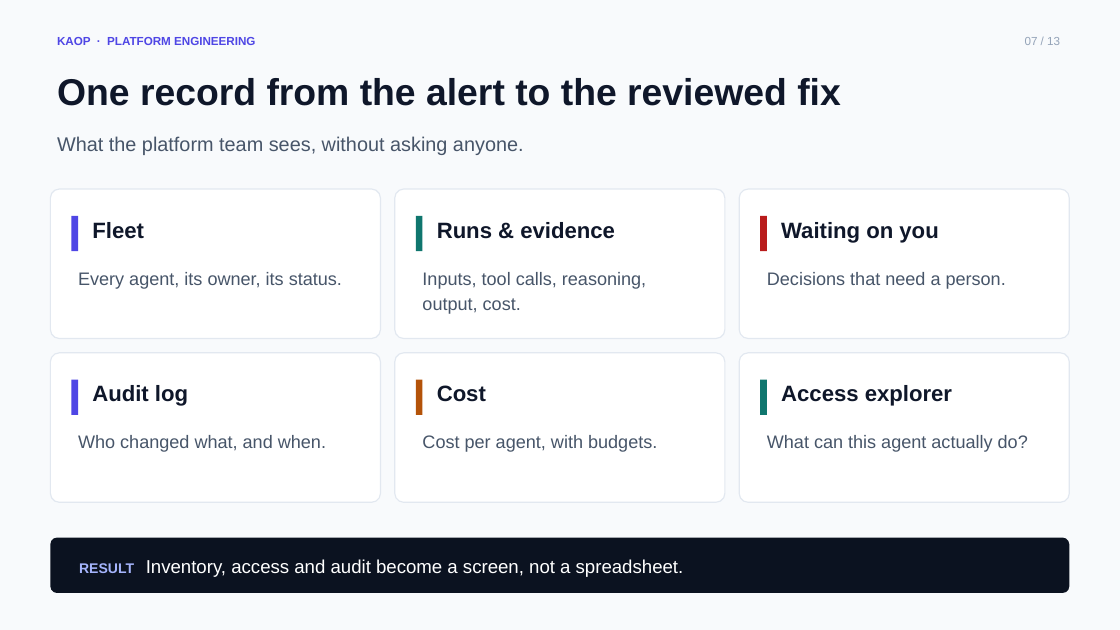
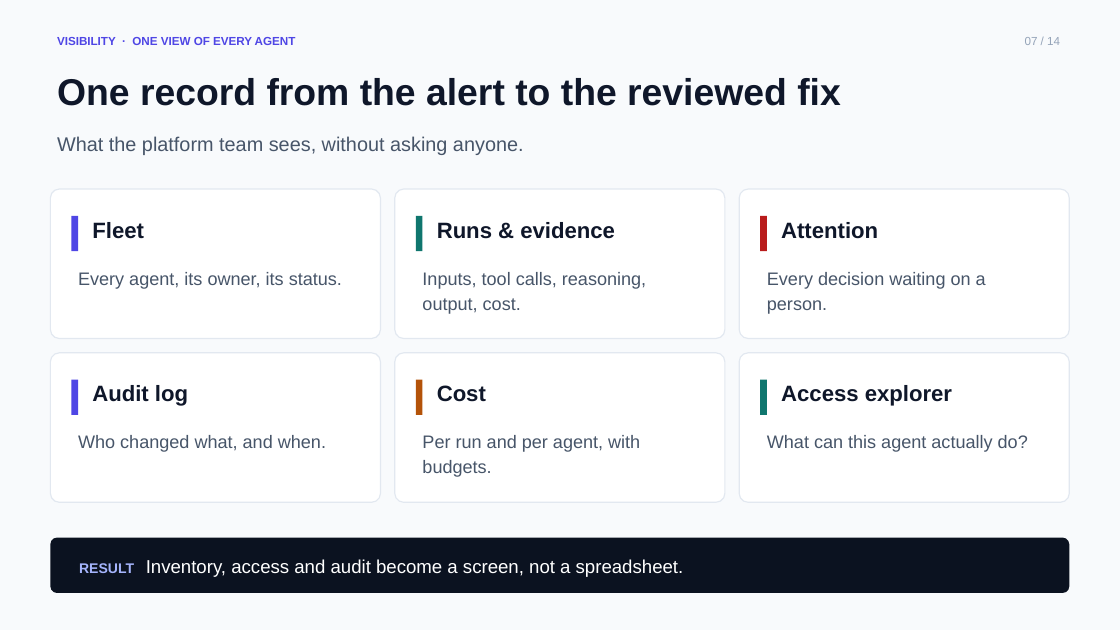
Before and after one commit to chizeni24/komodor-production-lab, a slide deck: slide 7 of docs/presentation/KAOP_Customer_Pitch.pptx. Drawn at 1120x630 pixels with LibreOffice and Linux fonts; fonts in the diff are those of the drawing. Boxes give left, top, right and bottom in pixels: in the first picture for what was removed or moved away, otherwise in the second. Text is boxed around its words. In the diff, an @@ line names an element or a change of style, - is before the commit and + after.

```diff
--- a/docs/presentation/KAOP_Customer_Pitch.pptx
+++ b/docs/presentation/KAOP_Customer_Pitch.pptx
@@ text at (x1=57, y1=37, x2=296, y2=45): text changed @@
-KAOP · PLATFORM ENGINEERING
+VISIBILITY · ONE VIEW OF EVERY AGENT
@@ text at (x1=1025, y1=37, x2=1060, y2=45): text changed @@
-07 / 13
+07 / 14
@@ text at (x1=781, y1=222, x2=878, y2=239): text changed @@
-Waiting on you
+Attention
@@ text at (x1=767, y1=272, x2=986, y2=314): text changed @@
-Decisions that need a person.
+Every decision waiting on a person.
@@ text at (x1=422, y1=435, x2=640, y2=477): text changed @@
-Cost per agent, with budgets.
+Per run and per agent, with budgets.
```
Also in this commit, not shown: 11 other slides changed, 1 slide added, 1 other file.
